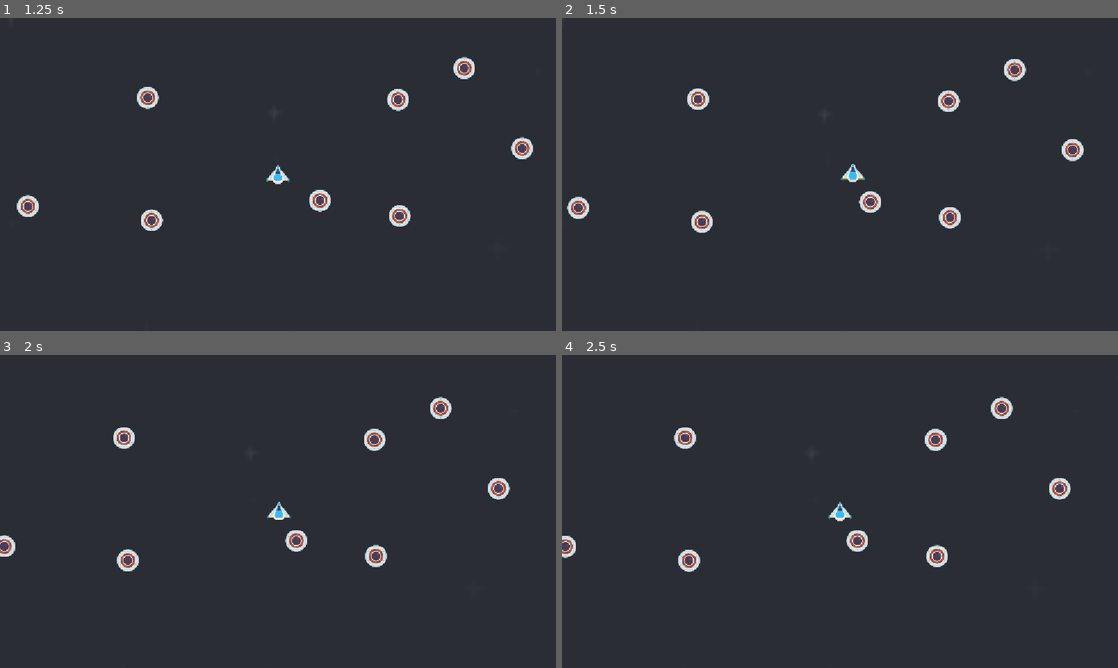
Above: before the commit, frames 1-4 (two rows, left to right).
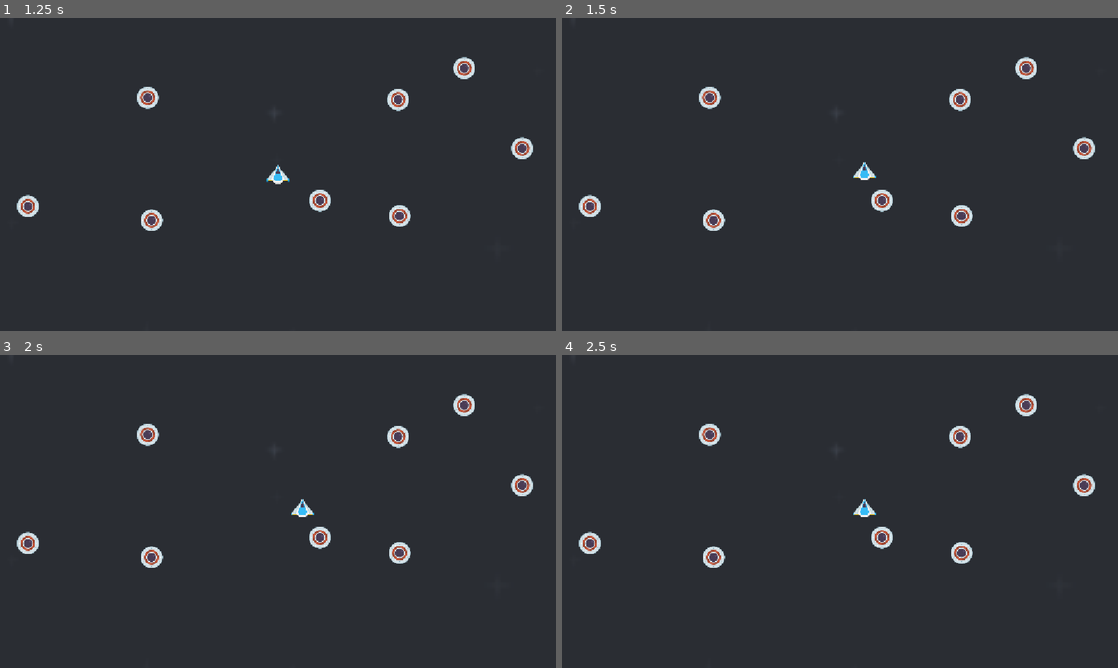
Above: after the commit, the same moments.

Repository: two-sticks-and-a-rock/space-arcade
Game: Godot game, scene res://scenes/prototyping.tscn
Two runs of this game, one before a commit and one after it. Both use one fixed random seed, a clock stepped at 60 frames per second and the inputs below.
Inputs (mouse positions are in pixels of both pictures, inside the frame that each line leads up to):
- Up to frame 1 (1.25 s): tap Enter at 0.5 s; move the mouse to (400, 158) at 0.52 s; press the mouse at (400, 158) at 0.53 s
- Up to frame 2 (1.5 s): tap Space at 1.25 s; move the mouse to (728, 190) at 1.27 s; release the mouse at (728, 190) at 1.28 s; click (728, 190) at 1.35 s
- Up to frame 3 (2 s): no input
- Up to frame 4 (2.5 s): move the mouse to (895, 442) at 2.02 s; press the mouse at (895, 442) at 2.03 s

Frame 1 is identical in both runs. In frame 2, 3.0% of the frame differs, in the area x 0-96%, y 12-69%; in frame 3, 3.8%, in the area x 0-96%, y 12-70%; in frame 4, 3.8%.

Commit message:
remove clamping and use remote transform

Diff:
--- a/scenes/player.tscn
+++ b/scenes/player.tscn
@@ -3,7 +3,6 @@
 [ext_resource type="Texture2D" uid="uid://bxqn8riy2auod" path="res://art/sprites/player/playerShip3_blue.png" id="1_3vyb7"]
 [ext_resource type="Script" uid="uid://d02iqtql42dlw" path="res://scenes/player.gd" id="1_g2els"]
 [ext_resource type="PackedScene" uid="uid://oliot5hwfyjd" path="res://scenes/slingshot.tscn" id="2_dqkch"]
-[ext_resource type="Script" uid="uid://b1c5baeih10s1" path="res://scenes/player_camera.gd" id="3_qhqgy"]
 [ext_resource type="Script" uid="uid://cjuqx7p055ftc" path="res://scenes/visualization.gd" id="3_qlg0r"]
 
 [sub_resource type="SpriteFrames" id="SpriteFrames_kcn5b"]
@@ -40,14 +39,4 @@
 [node name="CollisionShape2D" type="CollisionShape2D" parent="." unique_id=697972149]
 shape = SubResource("CircleShape2D_4s1yf")
 
-[node name="Camera2D" type="Camera2D" parent="." unique_id=1856610160]
-position_smoothing_enabled = true
-drag_horizontal_enabled = true
-drag_vertical_enabled = true
-drag_left_margin = 0.0
-drag_top_margin = 0.0
-drag_right_margin = 0.0
-drag_bottom_margin = 0.0
-script = ExtResource("3_qhqgy")
-
 [connection signal="body_entered" from="." to="." method="_on_body_entered"]
--- a/scenes/player_camera.gd
+++ /dev/null
@@ -1,24 +0,0 @@
-extends Camera2D
-
-@onready var background = get_parent().get_parent().get_node("background") # TODO: this is...super janky
-var min_coord
-var max_coord
-var screen_size
-
-func _ready():
-	screen_size = get_viewport_rect().size
-	var background_sprite = background as Sprite2D
-	var background_texture = background_sprite.texture
-	var background_size = background_texture.get_size() * background_sprite.scale
-	var background_pos = background_sprite.position
-
-	min_coord = background_pos - background_size/2 + (screen_size/2)
-	max_coord = background_pos + background_size/2 - (screen_size/2)
-
-
-func _process(_delta):
-	if (position != Vector2.ZERO):
-		position -= position.normalized()
-	if position.length() < 1:
-		position = Vector2(0,0)
-	global_position = global_position.clamp(min_coord, max_coord)
--- a/scenes/prototyping.tscn
+++ b/scenes/prototyping.tscn
@@ -11,8 +11,20 @@
 scale = Vector2(5.610808, 5.610808)
 texture = ExtResource("1_to714")
 
+[node name="player_camera" type="Camera2D" parent="." unique_id=704292249]
+position = Vector2(577, 326)
+position_smoothing_enabled = true
+position_smoothing_speed = 10.0
+drag_horizontal_enabled = true
+drag_vertical_enabled = true
+
 [node name="player" parent="." unique_id=1841504681 instance=ExtResource("2_v18i2")]
 position = Vector2(577, 326)
+
+[node name="RemoteTransform2D" type="RemoteTransform2D" parent="player" unique_id=1489287653]
+remote_path = NodePath("../../player_camera")
+update_rotation = false
+update_scale = false
 
 [node name="enemy_ufo_red" parent="." unique_id=67188953 instance=ExtResource("3_sj1a8")]
 position = Vector2(175, -196)
--- a/scenes/visualization.gd
+++ b/scenes/visualization.gd
@@ -10,13 +10,12 @@
 # func _ready():
 
 func _process(_delta):
+	start_vector = global_position
 	if (Input.is_action_pressed("click")):
 		end_vector = start_vector + (slingshot.points[0] - slingshot.points[1])
-		remove_point(1)
-		remove_point(0)
+		clear_points()
 
-		add_point(start_vector)
-		add_point(end_vector)
+		add_point(to_local(start_vector))
+		add_point(to_local(end_vector))
 	if (Input.is_action_just_released("click")):
-		remove_point(1)
-		remove_point(0)
+		clear_points()
Not shown, removed: scenes/player_camera.gd.uid
